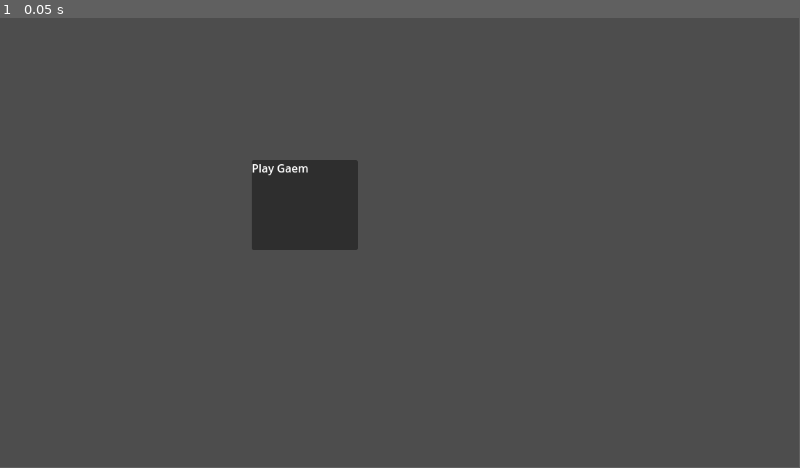
Above: before the commit, frame 1.
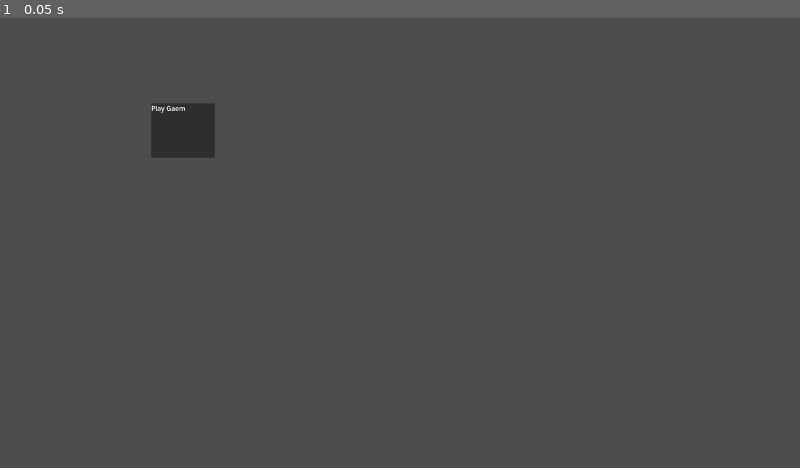
Above: after the commit, the same moment.

Repository: TresSims/Nickel2Danmaku
Game: Godot game, scene res://Levels/MainMenu/MainMenu.tscn
Two runs of this game, one before a commit and one after it. Both use one fixed random seed, a clock stepped at 60 frames per second and the inputs below.
Inputs:
- Up to frame 1 (0.05 s): no input
In our replay, the window is 799x449 before the commit and 800x450 after it. These sizes can differ from the game's own. Grey fills any space a smaller window leaves; there, only what the larger window draws over its background counts as a difference.

The runs differ from the first frame. In frame 1, 3.6% of the frame differs, in the area x 18-45%, y 19-52%.

Commit message:
Set up scene scaling

Diff:
--- a/Levels/Level1/Level1.tscn
+++ b/Levels/Level1/Level1.tscn
@@ -21,11 +21,7 @@
 layout_mode = 2
 size_flags_horizontal = 3
 
-[node name="CenterContainer" type="CenterContainer" parent="HBoxContainer/VBoxContainer"]
-layout_mode = 2
-size_flags_vertical = 3
-
-[node name="Sprite2D" type="Sprite2D" parent="HBoxContainer/VBoxContainer/CenterContainer"]
+[node name="Sprite2D" type="Sprite2D" parent="HBoxContainer/VBoxContainer"]
 texture = ExtResource("1_savf4")
 centered = false
 
--- a/Levels/MainMenu/Button.gd
+++ b/Levels/MainMenu/Button.gd
@@ -5,4 +5,4 @@
         self.pressed.connect(self._button_pressed)
 
 func _button_pressed():
-        print("Button Pressed")
+        get_tree().change_scene_to_file("res://Levels/Level1/Level1.tscn")
--- a/project.godot
+++ b/project.godot
@@ -14,3 +14,9 @@
 run/main_scene="res://Levels/MainMenu/MainMenu.tscn"
 config/features=PackedStringArray("4.0", "Forward Plus")
 config/icon="res://icon.svg"
+
+[display]
+
+window/size/viewport_width=1920
+window/size/viewport_height=1080
+window/stretch/mode="viewport"
